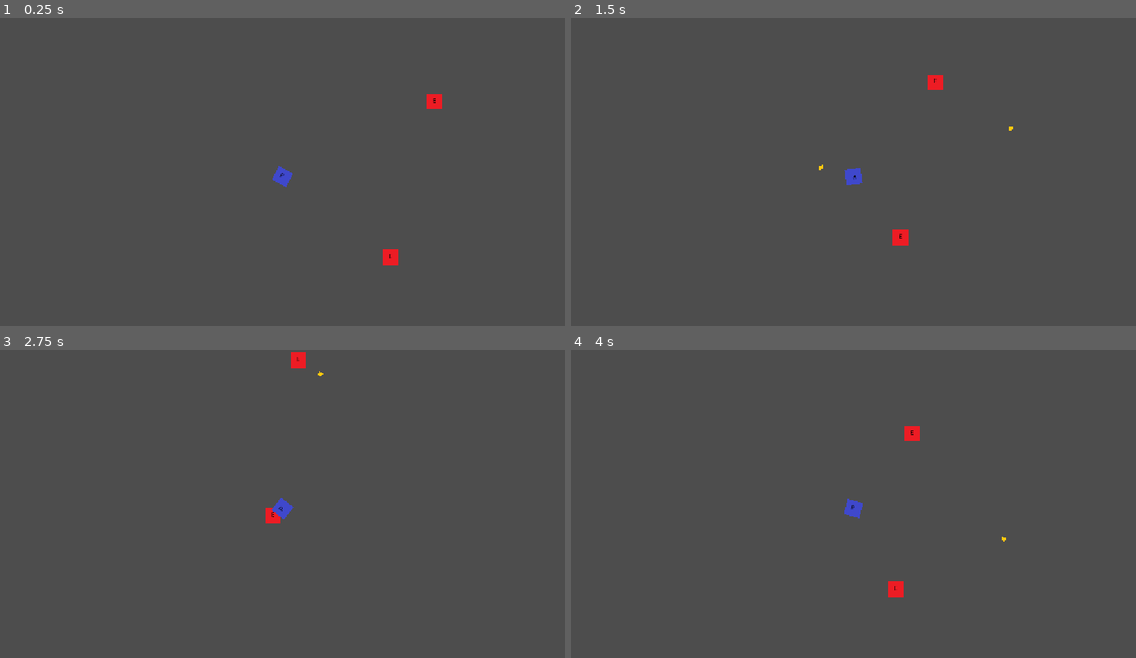
Above: before the commit, frames 1-4 (two rows, left to right).
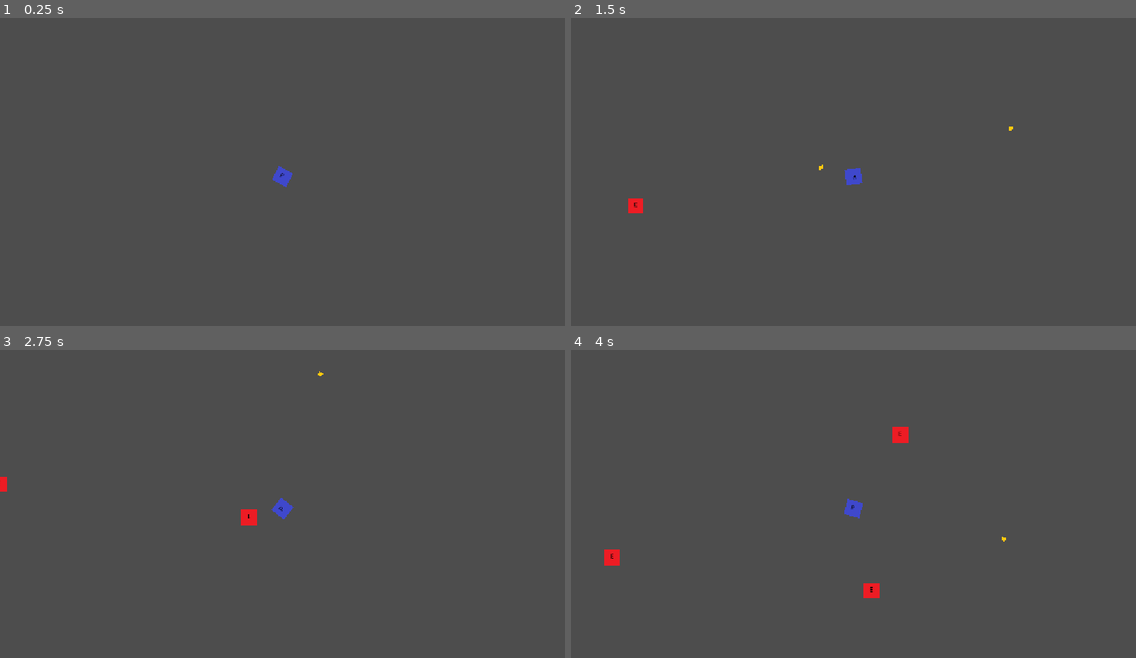
Above: after the commit, the same moments.

Repository: RJField/JazzySnazzy
Game: Godot game, scene res://src/levels/World.tscn
Two runs of this game, one before a commit and one after it. Both use one fixed random seed, a clock stepped at 60 frames per second and the inputs below.
Inputs (mouse positions are in pixels of both pictures, inside the frame that each line leads up to):
- Up to frame 1 (0.25 s): no input
- Up to frame 2 (1.5 s): tap Enter at 0.5 s; move the mouse to (977, 159) at 0.52 s; press the mouse at (977, 159) at 0.53 s; hold D (move_right) 0.53-1.28 s; move the mouse to (740, 193) at 1.27 s; release the mouse at (740, 193) at 1.28 s; hold S (move_down) from 1.28 s (still down); click (740, 193) at 1.35 s
- Up to frame 3 (2.75 s): move the mouse to (339, 439) at 2.02 s; release S (move_down) at 2.03 s; press the mouse at (339, 439) at 2.03 s; hold D (move_right) from 2.03 s (still down)
- Up to frame 4 (4 s): move the mouse to (825, 571) at 2.77 s; release D (move_right) at 2.78 s; release the mouse at (825, 571) at 2.78 s; hold W (move_up) 2.78-3.53 s; click (825, 571) at 2.85 s; move the mouse to (1023, 556) at 3.52 s; press the mouse at (1023, 556) at 3.53 s; hold A (move_left) from 3.53 s (still down)

The runs differ from the first frame. In frame 1, 0.3% of the frame differs, in the area x 67-79%, y 24-81%; in frame 2, 0.4%; in frame 3, 0.5%; in frame 4, 0.6%, in the area x 5-62%, y 24-81%.

Commit message:
added more spawn logic and encounter manager -> now automatically gathers spawners and chooses them randomly based on pool

Diff:
--- a/src/entities/enemies/BaseEnemy.gd
+++ b/src/entities/enemies/BaseEnemy.gd
@@ -29,7 +29,6 @@
 	_def = def
 	_target = target
 
-
 func _apply_configuration() -> void:
 	if _def == null:
 		push_warning("Enemy spawned without a def, using inspector values")
--- a/src/entities/player/Player.gd
+++ b/src/entities/player/Player.gd
@@ -2,6 +2,10 @@
 
 @export var speed: float = 200.0
 @export var bullet_scene : PackedScene
+
+
+func _ready() -> void:
+    add_to_group("player")
 
 func _unhandled_input(event: InputEvent) -> void:
     if event.is_action_pressed("attack"):
--- /dev/null
+++ b/src/levels/Encounter.gd
@@ -0,0 +1,46 @@
+class_name Encounter extends Node
+
+#signal room_cleared
+
+@onready var room_state: RoomState = $"../RoomState"
+var spawners: Array
+var spawned_enemies: Array
+
+
+@export var enemy_count_to_spawn: int = 2
+
+func _ready() -> void:
+    room_state.state_changed.connect(_on_state_changed)
+    spawners = fill_spawners()
+
+func fill_spawners() -> Array:
+    print(get_tree().get_nodes_in_group("spawners"))
+    return get_tree().get_nodes_in_group("spawners")
+
+func choose_spawner() -> Spawner:
+        if spawners.is_empty():
+            return null
+        var chosen: Spawner = spawners.pick_random()
+        return chosen
+
+func begin() -> void:
+    while enemy_count_to_spawn > 0:
+        #added a one second delay to ensure no collision on spawn preventing spawn -> but we need to revisit this
+        await get_tree().create_timer(1.0).timeout
+        var chosen := choose_spawner()
+        print("chosen: ", chosen, " remaining: ", enemy_count_to_spawn)
+        if chosen == null:
+            return
+        var enemy = chosen.spawn()
+        enemy.death_event.connect(_on_enemy_died.bind(enemy))
+        spawned_enemies.append(enemy)
+        enemy_count_to_spawn -= 1
+        print(spawned_enemies.size())
+
+func _on_enemy_died(enemy) -> void:
+    print("died: ", enemy)
+    spawned_enemies.erase(enemy)
+
+func _on_state_changed(old_state, new_state):
+    if new_state == RoomState.State.ATTENDING and old_state == RoomState.State.UNATTENDED:
+        begin()
--- /dev/null
+++ b/src/levels/Encounter.tscn
@@ -0,0 +1,6 @@
+[gd_scene format=3 uid="uid://i4u3pgb7il7n"]
+
+[ext_resource type="Script" uid="uid://e57wc3fnv60o" path="res://src/levels/Encounter.gd" id="1_hugsn"]
+
+[node name="Encounter" type="Node2D" unique_id=2030808805]
+script = ExtResource("1_hugsn")
--- a/src/levels/Room.tscn
+++ b/src/levels/Room.tscn
@@ -1,7 +1,6 @@
 [gd_scene format=3 uid="uid://cu0dwvqcmpi7h"]
 
 [ext_resource type="Script" uid="uid://cd84v56ufuvx1" path="res://src/levels/Room.gd" id="1_ewo0c"]
-[ext_resource type="PackedScene" uid="uid://db1rrth7mybvq" path="res://src/entities/player/Player.tscn" id="1_fghu7"]
 [ext_resource type="PackedScene" uid="uid://cxtqsqgsg3f4u" path="res://src/levels/Spawner.tscn" id="2_vs3x7"]
 [ext_resource type="Resource" uid="uid://gv5xchtq5ofh" path="res://src/entities/enemies/goblin.tres" id="3_evsmo"]
 [ext_resource type="Script" uid="uid://cjdvlx48btii3" path="res://src/entities/enemies/EnemyData.gd" id="3_uri12"]
@@ -9,6 +8,7 @@
 [ext_resource type="AudioStream" uid="uid://bo2yqlnp7kmb8" path="res://assets/audio/background.mp3" id="5_uri12"]
 [ext_resource type="PackedScene" uid="uid://buc0hbyufm2af" path="res://src/levels/RoomState.tscn" id="7_5ck08"]
 [ext_resource type="Script" uid="uid://2fp123sqnmhh" path="res://src/levels/RoomState.gd" id="9_6lgt5"]
+[ext_resource type="PackedScene" uid="uid://i4u3pgb7il7n" path="res://src/levels/Encounter.tscn" id="9_fdkvs"]
 
 [sub_resource type="RectangleShape2D" id="RectangleShape2D_hibjq"]
 size = Vector2(55.5, 646.5)
@@ -49,9 +49,6 @@
 
 [node name="Entities" type="Node2D" parent="." unique_id=1487080622]
 
-[node name="Player" parent="Entities" unique_id=151813150 groups=["player"] instance=ExtResource("1_fghu7")]
-motion_mode = 1
-
 [node name="Spawner" parent="." unique_id=1686735992 node_paths=PackedStringArray("container") instance=ExtResource("2_vs3x7")]
 position = Vector2(309, -153)
 spawn_pool = Array[ExtResource("3_uri12")]([ExtResource("4_b7ysx"), ExtResource("3_evsmo")])
@@ -60,6 +57,10 @@
 [node name="Spawner2" parent="." unique_id=763429253 node_paths=PackedStringArray("container") instance=ExtResource("2_vs3x7")]
 position = Vector2(216, 165)
 spawn_pool = Array[ExtResource("3_uri12")]([ExtResource("3_evsmo"), ExtResource("3_evsmo")])
+container = NodePath("../Entities")
+
+[node name="Spawner3" parent="." unique_id=482969327 node_paths=PackedStringArray("container") instance=ExtResource("2_vs3x7")]
+position = Vector2(-288, 97)
 container = NodePath("../Entities")
 
 [node name="AudioStreamPlayer" type="AudioStreamPlayer" parent="." unique_id=138424923]
@@ -77,3 +78,7 @@
 
 [node name="CollisionShape2D" type="CollisionShape2D" parent="Floor" unique_id=1455915643]
 shape = SubResource("RectangleShape2D_8s4bh")
+
+[node name="Encounter" parent="." unique_id=2030808805 instance=ExtResource("9_fdkvs")]
+position = Vector2(189, 416)
+enemy_count_to_spawn = 3
--- a/src/levels/Spawner.gd
+++ b/src/levels/Spawner.gd
@@ -4,12 +4,10 @@
 @export var container: Node2D
 
 #variables WIP for spawner logic
-var current_alive: int
-#var spawn_timer: #???
-
 
 func _ready() -> void:
-    spawn.call_deferred()
+    add_to_group("spawners")
+    #pawn.call_deferred()
 
 
 func _spawn_pool_picker(pool: Array[EnemyData]) -> EnemyData:
--- a/src/levels/World.tscn
+++ b/src/levels/World.tscn
@@ -8,5 +8,6 @@
 script = ExtResource("1_0y64f")
 
 [node name="Room" parent="." unique_id=2058189957 instance=ExtResource("1_42t1m")]
+position = Vector2(-9, 3)
 
 [node name="Player" parent="." unique_id=151813150 instance=ExtResource("2_0y64f")]
Not shown, added: src/levels/Encounter.gd.uid
